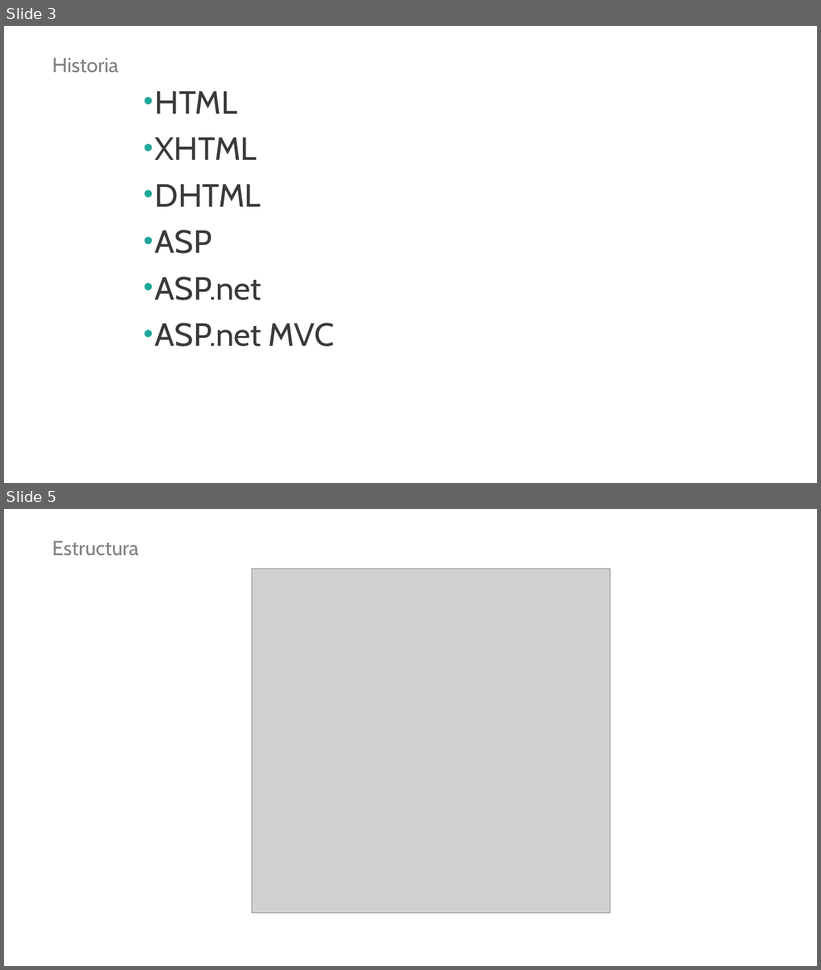
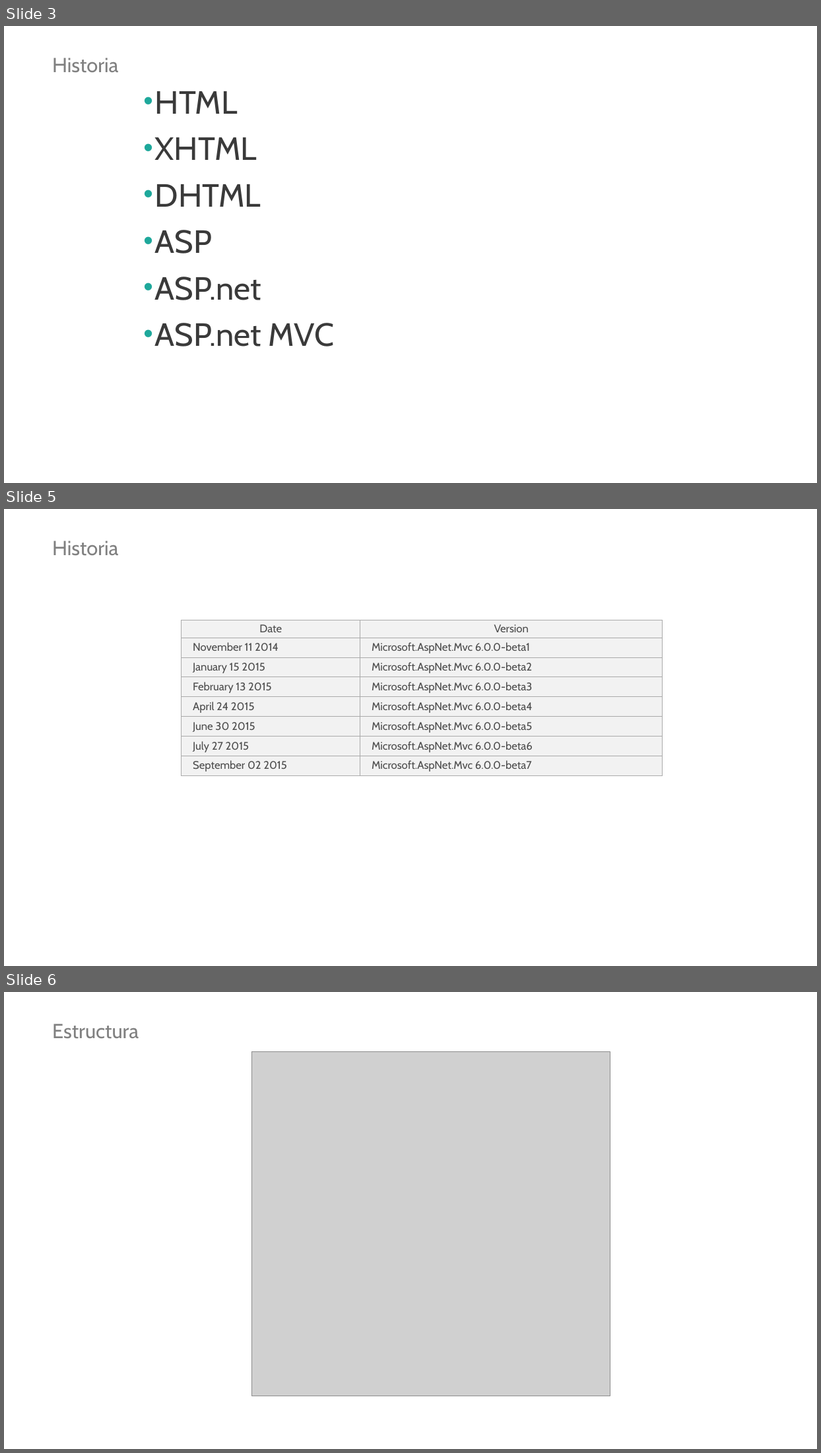
Before and after one commit to hexacta/HexactaLabs-NET, a slide deck: Presentaciones/Capacitacion MVC - Dia 2.pptx. Shown one above the other, each under a label of ours: slides 3 and 5 before the commit, slides 3, 5 and 6 after it; the slides between them are not shown. The pictures are 821x970 and 821x1453 pixels, drawn with LibreOffice and Linux fonts; fonts in the diff are those of the drawing; grey boxes stand for pictures; background and template pictures are left out. Boxes give left, top, right and bottom in pixels: in the first picture for what was removed or moved away, otherwise in the second. Text is boxed around its words. In the diff, an @@ line names an element or a change of style, - is before the commit and + after.

Commit message:
Se actualiza la historia de versiones de mvc en la ppt

```diff
--- a/Presentaciones/Capacitacion MVC - Dia 2.pptx
+++ b/Presentaciones/Capacitacion MVC - Dia 2.pptx
@@ slide 5 added at <box>4,509,817,966</box>, background #FFFFFF @@
@@ title added at <box>52,541,118,555</box>, 24 pt, text #808080 @@
+Historia
@@ table added at <box>182,620,662,774</box>, 8 rows, 2 columns @@
+Date | Version
+November 11 2014 | Microsoft.AspNet.Mvc 6.0.0-beta1
+January 15 2015 | Microsoft.AspNet.Mvc 6.0.0-beta2
+February 13 2015 | Microsoft.AspNet.Mvc 6.0.0-beta3
+April 24 2015 | Microsoft.AspNet.Mvc 6.0.0-beta4
+June 30 2015 | Microsoft.AspNet.Mvc 6.0.0-beta5
+July 27 2015 | Microsoft.AspNet.Mvc 6.0.0-beta6
+September 02 2015 | Microsoft.AspNet.Mvc 6.0.0-beta7
@@ what was slide 5 is now slide 6 @@
```
Also in this commit, not shown: 1 slide changed.
